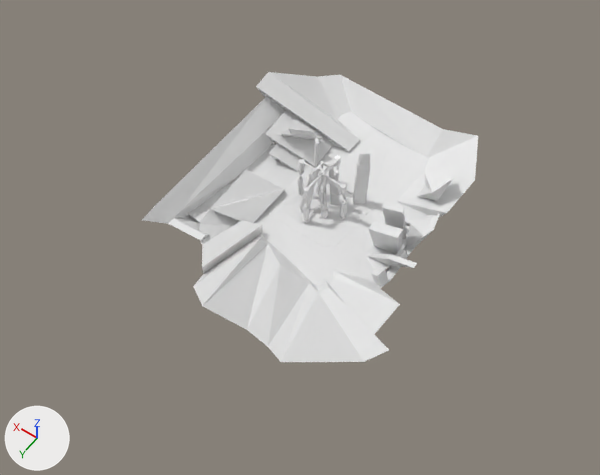
Before and after pictures for a commit that changed the Blender file S/Assets/Levels/S World.blend.
Camera for both pictures: a camera (50 mm lens) standing at (-19229.0, 29314.0, 39712.0) and looking at (120.0, 2226.0, -2855.0). Arrows for +X, +Y and +Z are at lower left; the lights stay in place.

Script lines for the objects in view, before the commit:
```python
me_cube = bpy.data.meshes.new('Cube')
me_cube.from_pydata(...)  # 281 vertices, 549 faces; spans x -21.4..21.9, y -6.9..50.2, z -11.0..14.9
me_welcome_to_my_domain = bpy.data.meshes.new('Welcome to my Domain')
me_welcome_to_my_domain.from_pydata(...)  # 962 vertices, 1904 faces, 4 loose edges; spans x -6306.0..6478.0, y -106.0..4435.0, z -7000.0..8404.0
ob_end_level = bpy.data.objects.new('End Level', me_cube)
ob_end_level.location = (-59.0, -7500.0, -1669.0)
ob_end_level.scale = (326.0, 326.0, 326.0)
_m = ob_end_level.modifiers.new('SimpleDeform', 'SIMPLE_DEFORM')
_m.deform_axis = 'Z'
_m.factor = 0.29
_m.angle = 0.29
_m = ob_end_level.modifiers.new('SimpleDeform.001', 'SIMPLE_DEFORM')
_m.deform_method = 'TAPER'
_m.deform_axis = 'Z'
_m.factor = 0.551
_m.angle = 0.551
ob_second_level = bpy.data.objects.new('Second Level', me_welcome_to_my_domain)
ob_second_level.location = (0.0, 0.0, -1644.0)
ob_second_level.rotation_euler = (1.614, 0.00153, -0.0349)  # degrees (92, 0.1, -2)
```
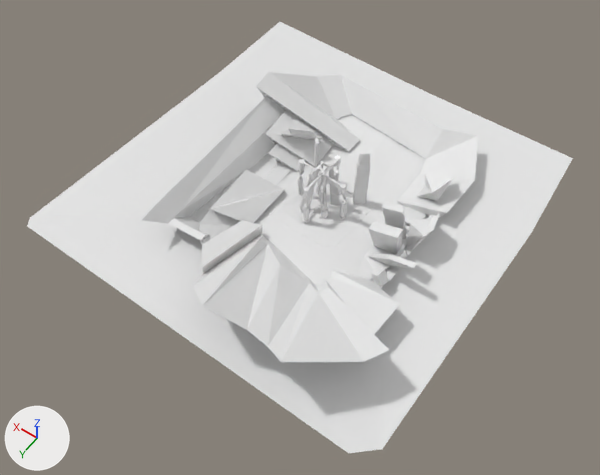
What changed in the scene script:
```text
Change me_welcome_to_my_domain:
    where me_welcome_to_my_domain.from_pydata(...)  # 962 vertices, 1904 faces, 4 loose edges; spans x -6306.0..6478.0, y -106.0..4435.0, z -7000.0..8404.0
    used by ob_second_level; location = (0.0, 0.0, -1644.0); rotation_euler = (1.614, 0.00153, -0.0349), in degrees (92, 0.1, -2)
    me_welcome_to_my_domain part 1
    me_welcome_to_my_domain.vertices[347].co: (6478.0, 307.0, -5612.0) -> (13747.0, 17.0, -12505.0)  # not seen -> pixel (29, 217)
    me_welcome_to_my_domain.vertices[348].co: (5925.0, 457.0, -6250.0) -> (13195.0, 167.0, -13143.0)  # pixel (187, 213) -> pixel (27, 226)
    me_welcome_to_my_domain.vertices[349].co: (5818.0, 517.0, 5755.0) -> (13540.0, 517.0, 5485.0)  # not seen -> pixel (219, 72)
    me_welcome_to_my_domain.vertices[350].co: (5779.0, 681.0, 8282.0) -> (13671.0, 894.0, 12889.0)  # not seen -> pixel (279, 21)
    me_welcome_to_my_domain.vertices[351].co: (-6306.0, 641.0, 5696.0) -> (-12002.0, 641.0, 5895.0)  # not seen -> pixel (531, 232)
    me_welcome_to_my_domain.vertices[352].co: (-5644.0, 712.0, 8295.0) -> (-11169.0, 925.0, 13372.0)  # not seen -> pixel (572, 158)
    me_welcome_to_my_domain.vertices[353].co: (-6303.0, -20.0, -5709.0) -> (-12615.0, -289.0, -11642.0)  # not seen -> pixel (382, 449)
    me_welcome_to_my_domain.vertices[354].co: (-5468.0, 36.0, -7000.0) -> (-11379.0, -233.0, -12947.0)  # not seen -> pixel (348, 453)
    me_welcome_to_my_domain.vertices[863].co: (-75.0, 412.0, 8404.0) -> (96.0, 626.0, 13281.0)  # not seen -> pixel (429, 93)
    me_welcome_to_my_domain.vertices[864].co: (563.0, 411.0, 8403.0) -> (734.0, 625.0, 13281.0)  # not seen -> pixel (421, 89)
```

Pixel boxes (x1, y1, x2, y2) of what changed, in the pictures (600 x 475 px):
'Second Level', reshaped
    before: (188, 112, 430, 285)
    after: (27, 22, 573, 453)
